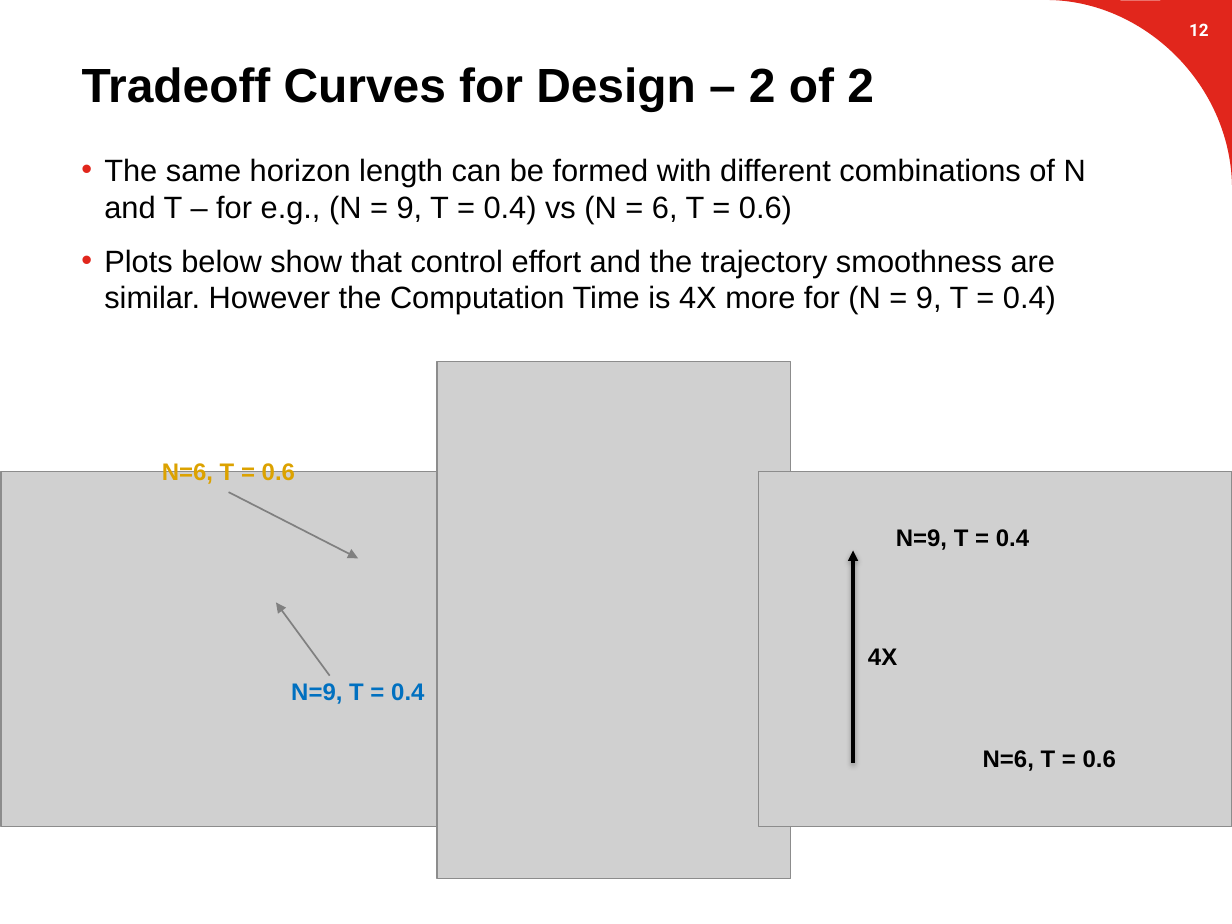
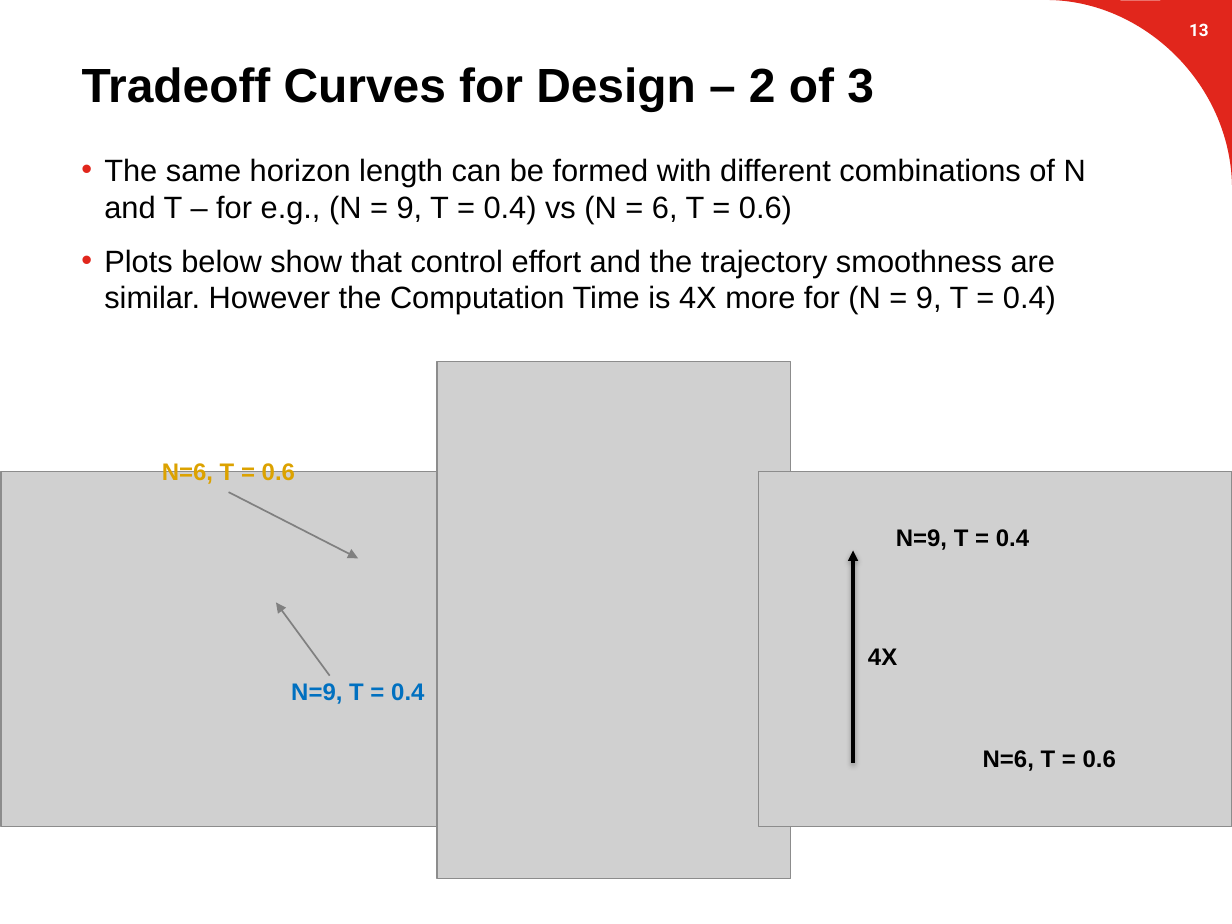
Before and after one commit to suvoganguli/GIG-MPC-Laplacian, a slide deck: slide 14 of 2D Results (mid-term short).pptx (slide 13 before the commit). Drawn at 1232x924 pixels with LibreOffice and Linux fonts; fonts in the diff are those of the drawing; grey boxes stand for pictures; background and template pictures are left out. Boxes give left, top, right and bottom in pixels: in the first picture for what was removed or moved away, otherwise in the second. Text is boxed around its words. In the diff, an @@ line names an element or a change of style, - is before the commit and + after.

```diff
--- a/2D Results (mid-term short).pptx
+++ b/2D Results (mid-term short).pptx
@@ page number at bbox=[1189, 23, 1209, 36]: text changed @@
-12
+13
@@ title at bbox=[82, 67, 874, 111]: text changed @@
-Tradeoff Curves for Design – 2 of 2
+Tradeoff Curves for Design – 2 of 3
```
Also in this commit, not shown: 9 other slides changed, 4 slides added.
